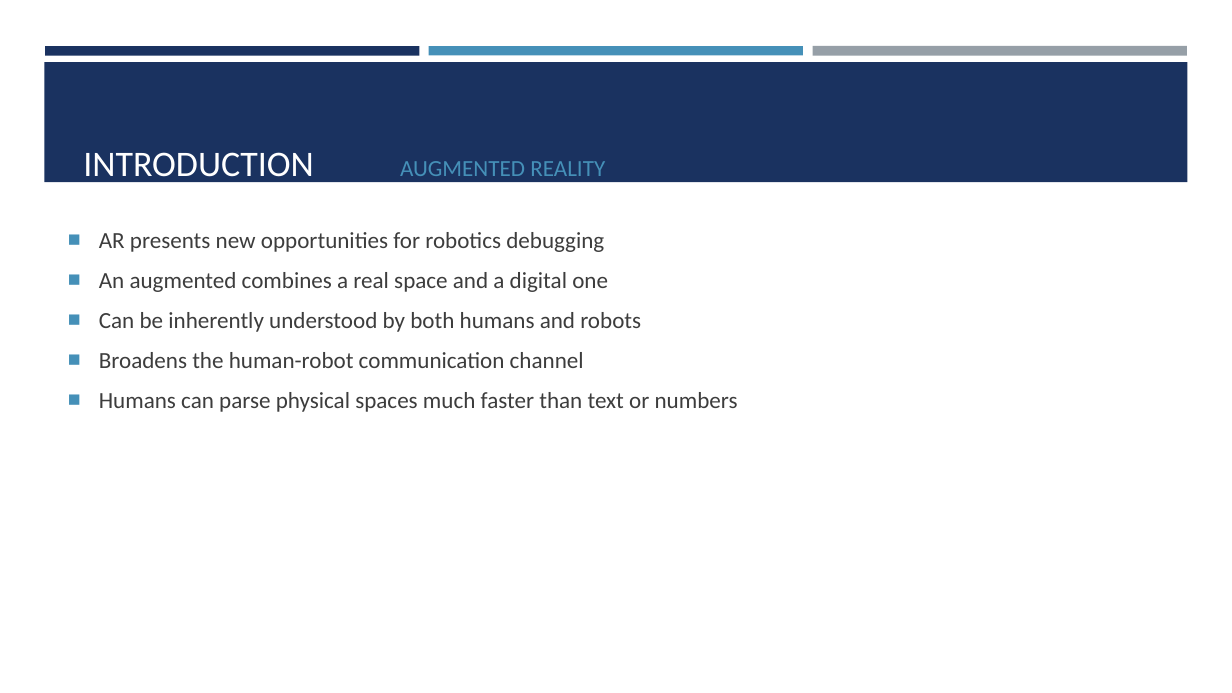
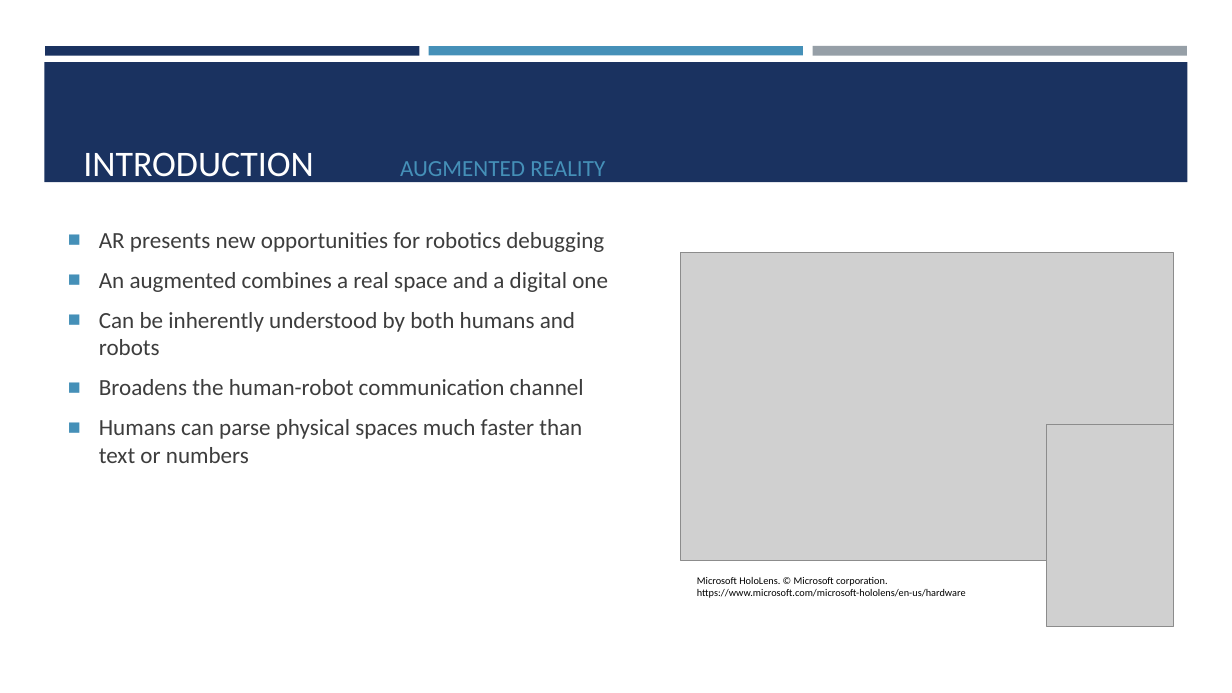
Before and after one commit to ajewers/SwarmDebug, a slide deck: slide 4 of Presentation/Project Presentation.pptx. Drawn at 1232x693 pixels with LibreOffice and Linux fonts; fonts in the diff are those of the drawing; grey boxes stand for pictures. Boxes give left, top, right and bottom in pixels: in the first picture for what was removed or moved away, otherwise in the second. Text is boxed around its words. In the diff, an @@ line names an element or a change of style, - is before the commit and + after.

```diff
--- a/Presentation/Project Presentation.pptx
+++ b/Presentation/Project Presentation.pptx
@@ text "AR presents new opportunities for ..." rewrapped from (x1=99, y1=232, x2=738, y2=412) to (x1=99, y1=232, x2=608, y2=463) @@
@@ picture added at (x1=680, y1=252, x2=1174, y2=561) @@
@@ picture added at (x1=1047, y1=425, x2=1174, y2=627) @@
@@ text added at (x1=697, y1=577, x2=966, y2=598), 8 pt, text #000000 @@
+Microsoft HoloLens. © Microsoft corporation. https://www.microsoft.com/microsoft-hololens/en-us/hardware
```
Also in this commit, not shown: 4 other slides changed, 6 other files.
